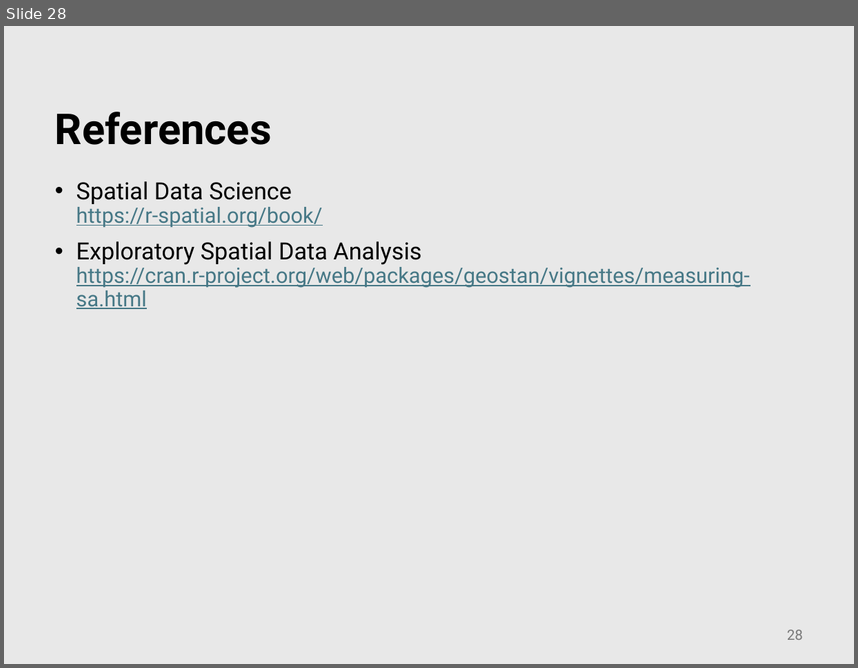
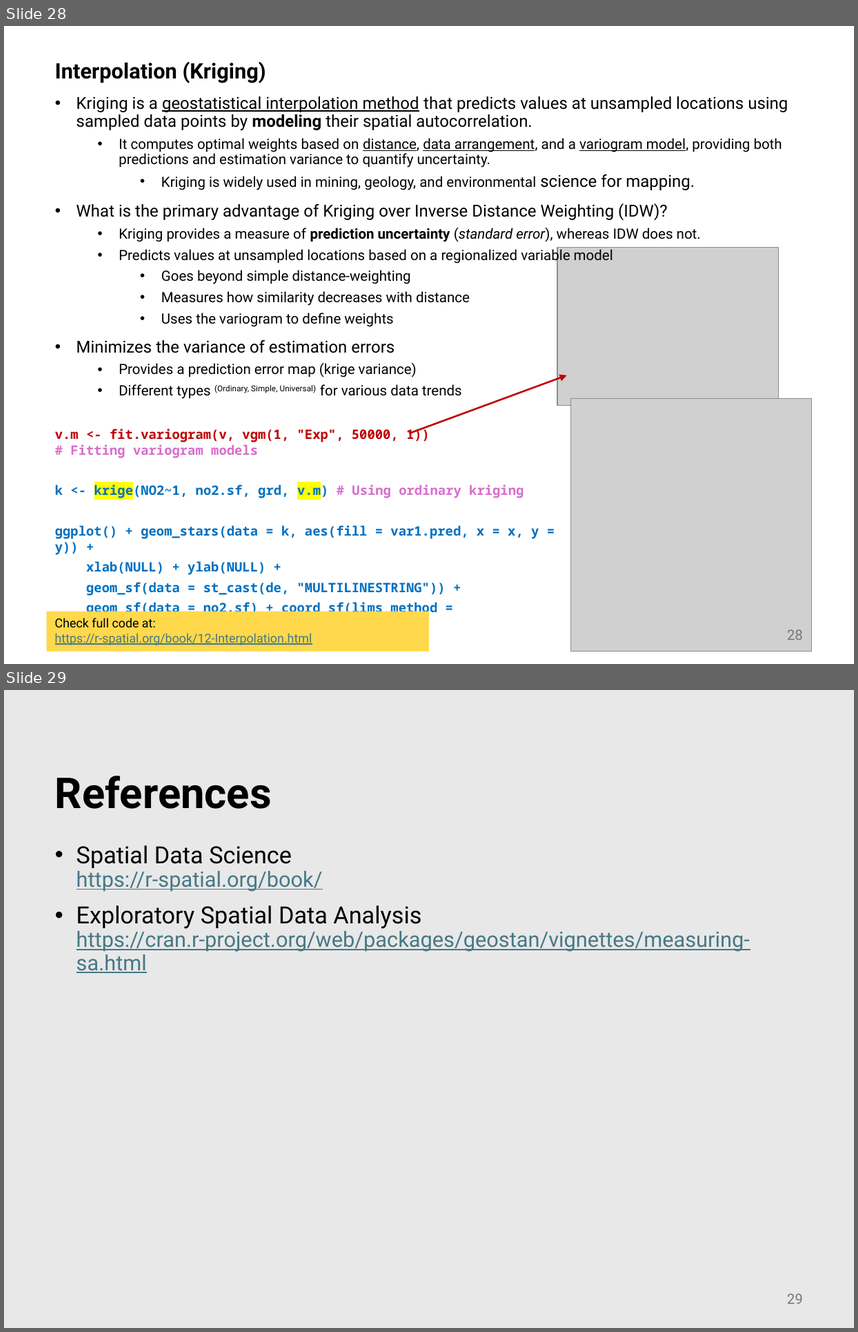
Before and after one commit to abuabara/abuabara.github.io, a slide deck: DAEN489S26/week12_slides.pptx. Shown one above the other, each under a label of ours: slide 28 before the commit, slides 28 and 29 after it. The pictures are 858x668 and 858x1332 pixels, drawn with LibreOffice and Linux fonts; fonts in the diff are those of the drawing; grey boxes stand for pictures. Boxes give left, top, right and bottom in pixels: in the first picture for what was removed or moved away, otherwise in the second. Text is boxed around its words. In the diff, an @@ line names an element or a change of style, - is before the commit and + after.

```diff
--- a/DAEN489S26/week12_slides.pptx
+++ b/DAEN489S26/week12_slides.pptx
@@ slide 28 added at (4,26,854,664), background #FFFFFF @@
@@ text added at (55,62,788,399), 12 pt, text #000000 @@
+Interpolation (Kriging)
+• Kriging is a geostatistical interpolation method that predicts values at unsampled locations using sampled data points by modeling their spatial autocorrelation.
+  • It computes optimal weights based on distance, data arrangement, and a variogram model, providing both predictions and estimation variance to quantify uncertainty.
+    • Kriging is widely used in mining, geology, and environmental science for mapping.
+• What is the primary advantage of Kriging over Inverse Distance Weighting (IDW)?
+  • Kriging provides a measure of prediction uncertainty (standard error), whereas IDW does not.
+  • Predicts values at unsampled locations based on a regionalized variable model
+    • Goes beyond simple distance-weighting
+    • Measures how similarity decreases with distance
+    • Uses the variogram to define weights
+• Minimizes the variance of estimation errors
+  • Provides a prediction error map (krige variance)
+  • Different types (Ordinary, Simple, Universal) for various data trends
@@ picture added at (557,247,778,405) @@
@@ arrow added from (410, 433) to (567, 375), #C00000 1.5 pt @@
@@ picture added at (571,399,811,651) @@
@@ text added at (55,426,539,617), 11 pt, text #0070C0, bold @@
+v.m <- fit.variogram(v, vgm(1, "Exp", 50000, 1))
+# Fitting variogram models
+k <- krige(NO2~1, no2.sf, grd, v.m) # Using ordinary kriging
+ggplot() + geom_stars(data = k, aes(fill = var1.pred, x = x, y = y)) +
+xlab(NULL) + ylab(NULL) +
+geom_sf(data = st_cast(de, "MULTILINESTRING")) +
+geom_sf(data = no2.sf) + coord_sf(lims_method = "geometry_bbox")
@@ rectangle added at (47,611,429,651), fill #FFD84C, 10.5 pt, text #467886, underline @@
+Check full code at:
+https://r-spatial.org/book/12-Interpolation.html
@@ page number added at (787,629,803,639), 12 pt, text #797979 @@
+28
@@ what was slide 28 is now slide 29 @@
@@ page number at (787,1293,803,1303): text changed @@
-28
+29
```
Also in this commit, not shown: 1 slide changed, 1 other file.
